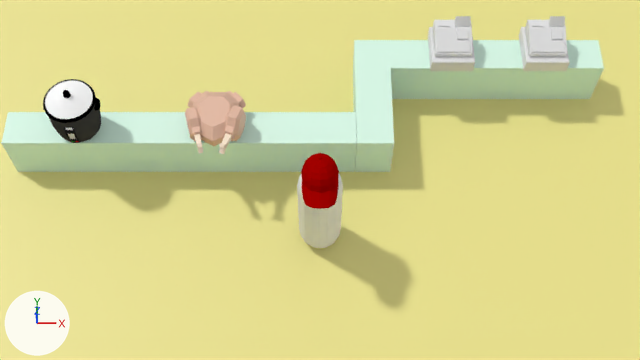
Two versions of the Blender file scenes/counter-level.blend, one commit apart.
One viewpoint serves both versions: the file's camera 'Camera'. The lights are fixed; the arrows at lower left show +X, +Y and +Z.

Objects in the first picture: 'Cash Register.001', 'Cash Register.002', 'Counter.Checkout', 'Counter.Connector', 'Counter.Main', 'Floor', 'Hat', 'Player.Capsule', 'Rice Cooker.001', 'Rice Cooker.002', 'turkey.body', 'turkey.leg.001'.
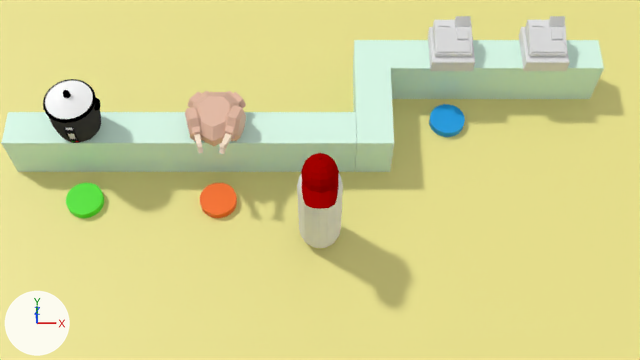
What differs and where, as boxes [x1, y1, x2, y2] in the pictures (640 x 360 px):
'Clickable.Rice', added (green)
    after: [66, 183, 104, 218]
'Clickable.Chicken', added (orange)
    after: [200, 183, 237, 218]
'Clickable.Checkout.001', added (blue)
    after: [429, 104, 465, 137]

The edits, one by one:
Material 'Checkout Station' (mat_checkout_station) is new.
Its base color is (0.0, 0.346, 0.8) (blue #009fe7).
Material 'Chicken Station' (mat_chicken_station) is new.
Its base color is (1.0, 0.158, 0.0) (orange #ff6f00).
Material 'Rice Station' (mat_rice_station) is new.
Its base color is (0.0581, 0.8, 0.0) (green #44e700).
Mesh me_clickable_checkout_001 is new.
It is a 32-sided cylinder along z spanning x -1.0..1.0, y -1.0..1.0, z -1.0..1.0.
It uses material mat_checkout_station (blue #009fe7).
Mesh me_clickable_chicken is new.
It is a 32-sided cylinder along z spanning x -1.0..1.0, y -1.0..1.0, z -1.0..1.0.
It uses material mat_chicken_station (orange #ff6f00).
Mesh me_clickable_rice is new.
It is a 32-sided cylinder along z spanning x -1.0..1.0, y -1.0..1.0, z -1.0..1.0.
It uses material mat_rice_station (green #44e700).
Object 'Clickable.Checkout.001' (ob_clickable_checkout_001) is new; it shows me_clickable_checkout_001.
Its location is (7.36, 3.8, 0.23).
Its scale is (1.0, 1.0, 0.219).
Object 'Clickable.Chicken' (ob_clickable_chicken) is new; it shows me_clickable_chicken.
Its location is (-5.58, -1.47, 0.23).
Its scale is (1.0, 1.0, 0.219).
Object 'Clickable.Rice' (ob_clickable_rice) is new; it shows me_clickable_rice.
Its location is (-12.91, -1.47, 0.23).
Its scale is (1.0, 1.0, 0.219).
